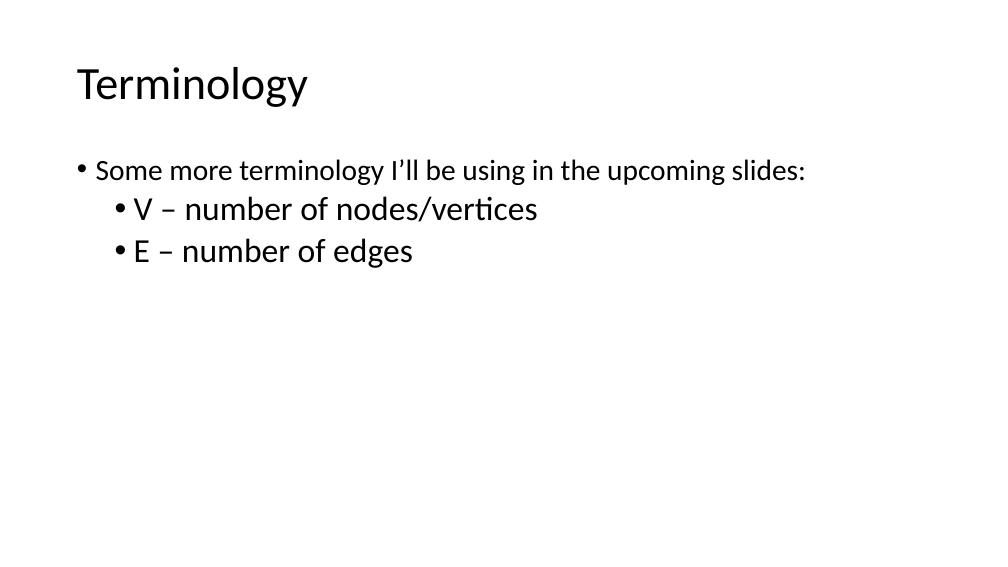
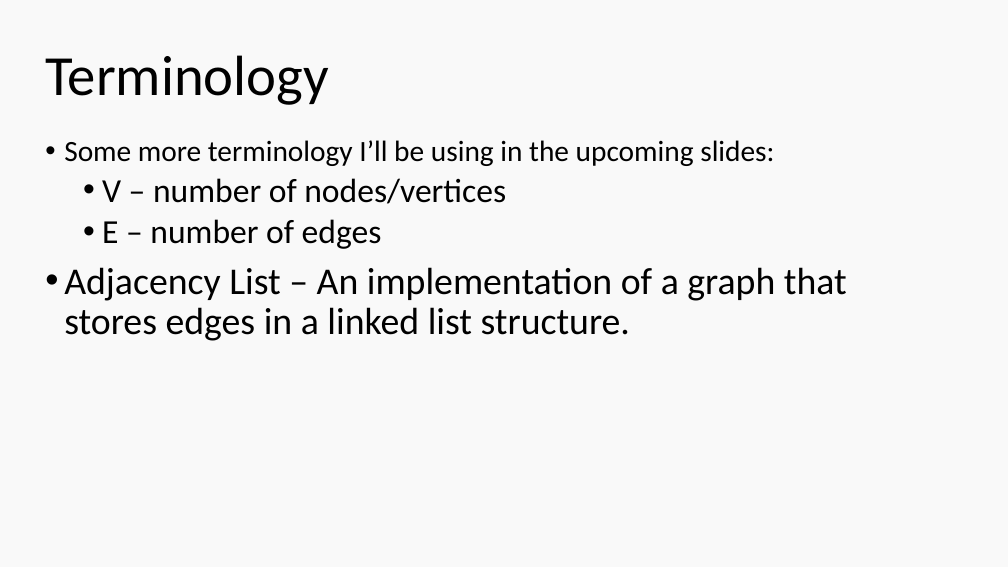
Before and after one commit to ethanatortx/graph_lab_presentation, a slide deck: slide 6 of graphs_pp.pptx (slide 8 before the commit). Drawn at 1008x567 pixels with LibreOffice and Linux fonts; fonts in the diff are those of the drawing. Boxes give left, top, right and bottom in pixels: in the first picture for what was removed or moved away, otherwise in the second. Text is boxed around its words. In the diff, an @@ line names an element or a change of style, - is before the commit and + after.

Commit message:
graph lab changes

```diff
--- a/graphs_pp.pptx
+++ b/graphs_pp.pptx
@@ background #FFFFFF to #F9F9F9 @@
@@ text "Terminology": place and size @@
-text "Terminology" at box(77, 67, 308, 107)
+text "Terminology" at box(45, 55, 328, 105)
@@ text "Terminology" at box(45, 55, 328, 105): size 44 to 54 pt @@
@@ text "Some more terminology I’ll be ...": place and size @@
-text "Some more terminology I’ll be ..." at box(96, 159, 806, 268)
+text "Some more terminology I’ll be ..." at box(64, 140, 847, 341)
@@ text at box(64, 267, 847, 341): paragraph added @@
+• Adjacency List – An implementation of a graph that stores edges in a linked list structure.
```
Also in this commit, not shown: 5 other slides changed, 2 slides added, 7 slides removed, 5 other files.
